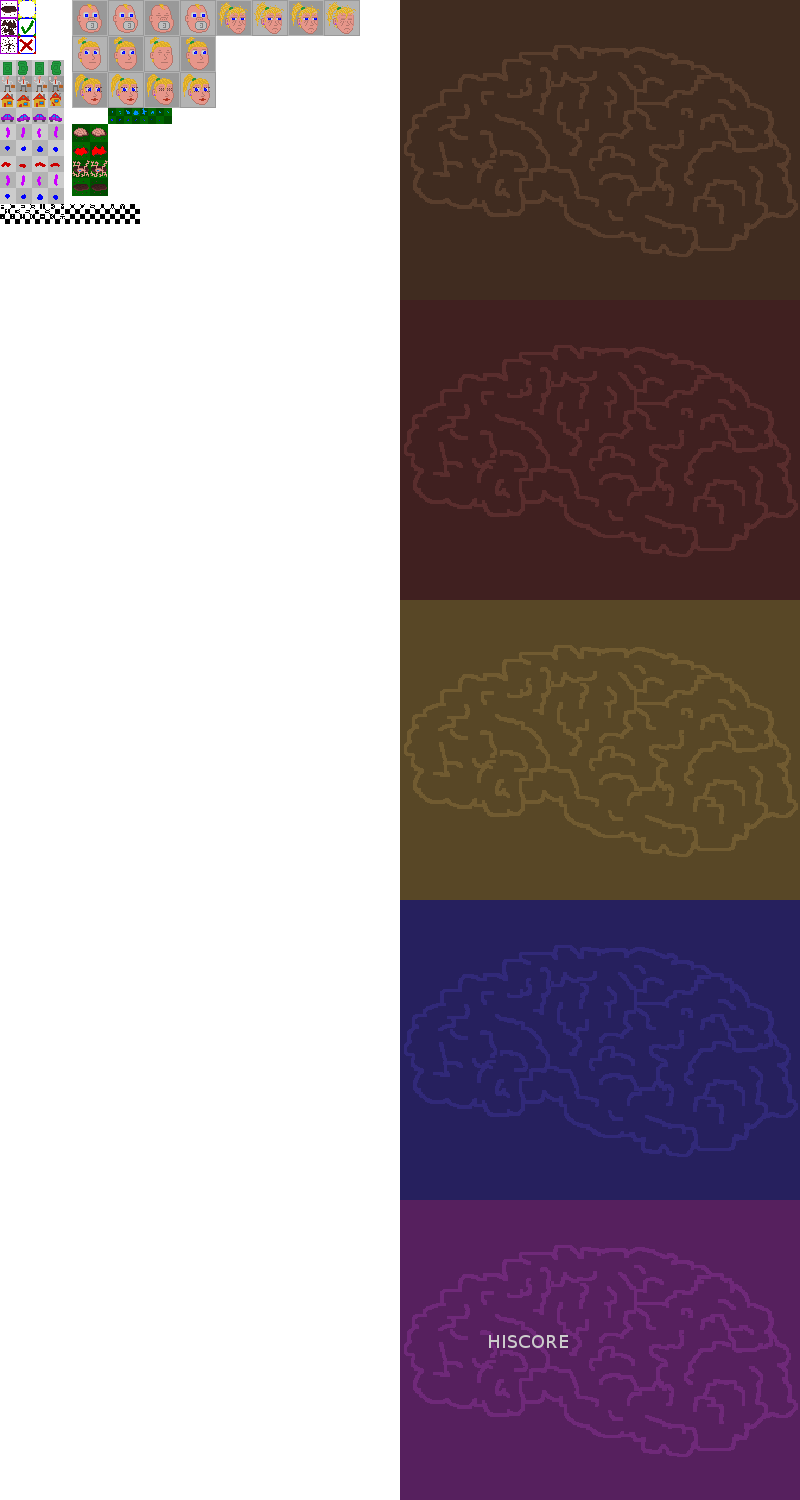
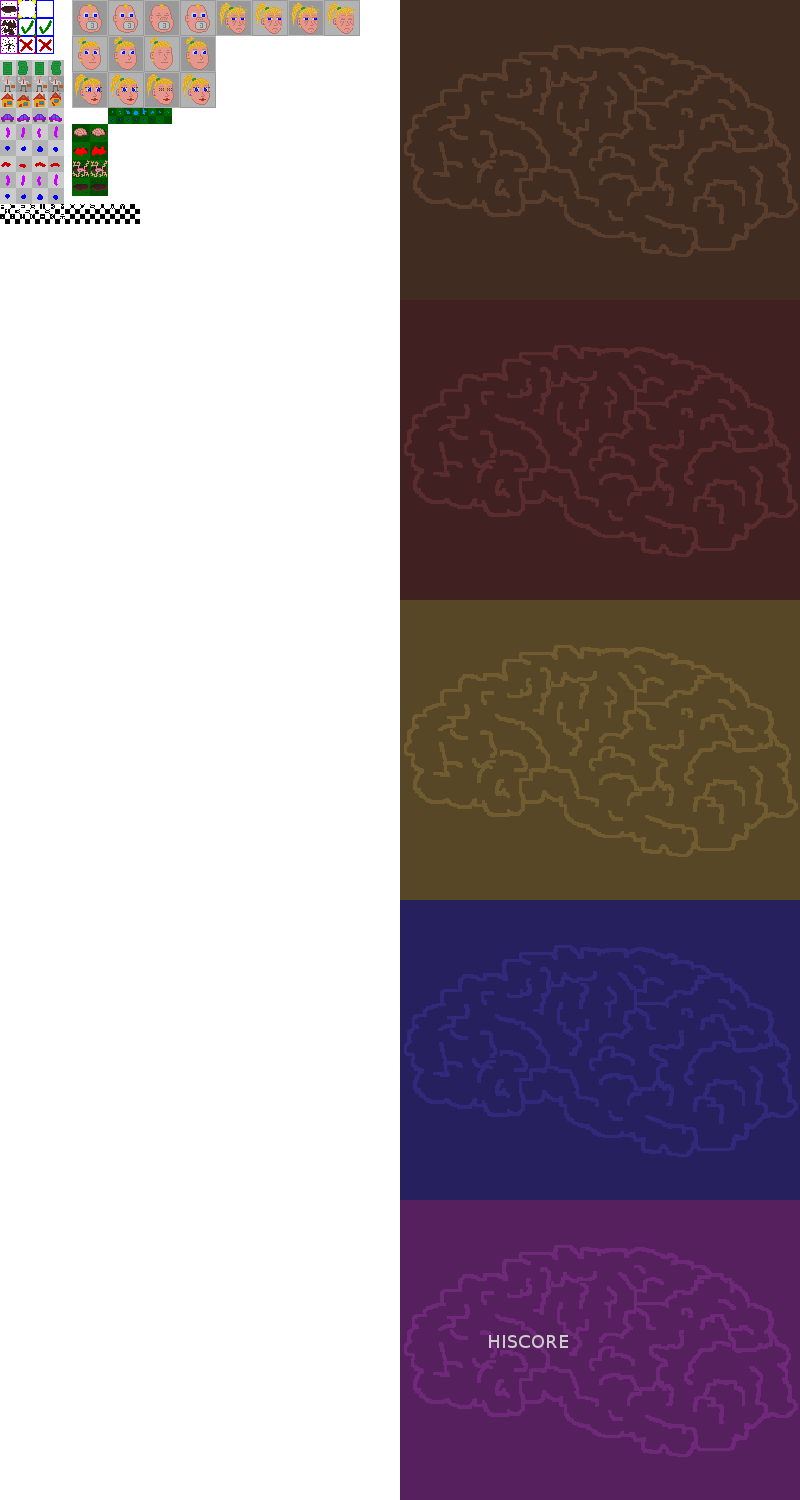
Comparing the layer stacks of the two w=800, h=1500 images. Changes:
painted on "gfx" over [left=38, top=20, right=52, bottom=52]
painted on "helpers" over [left=36, top=0, right=54, bottom=54]
